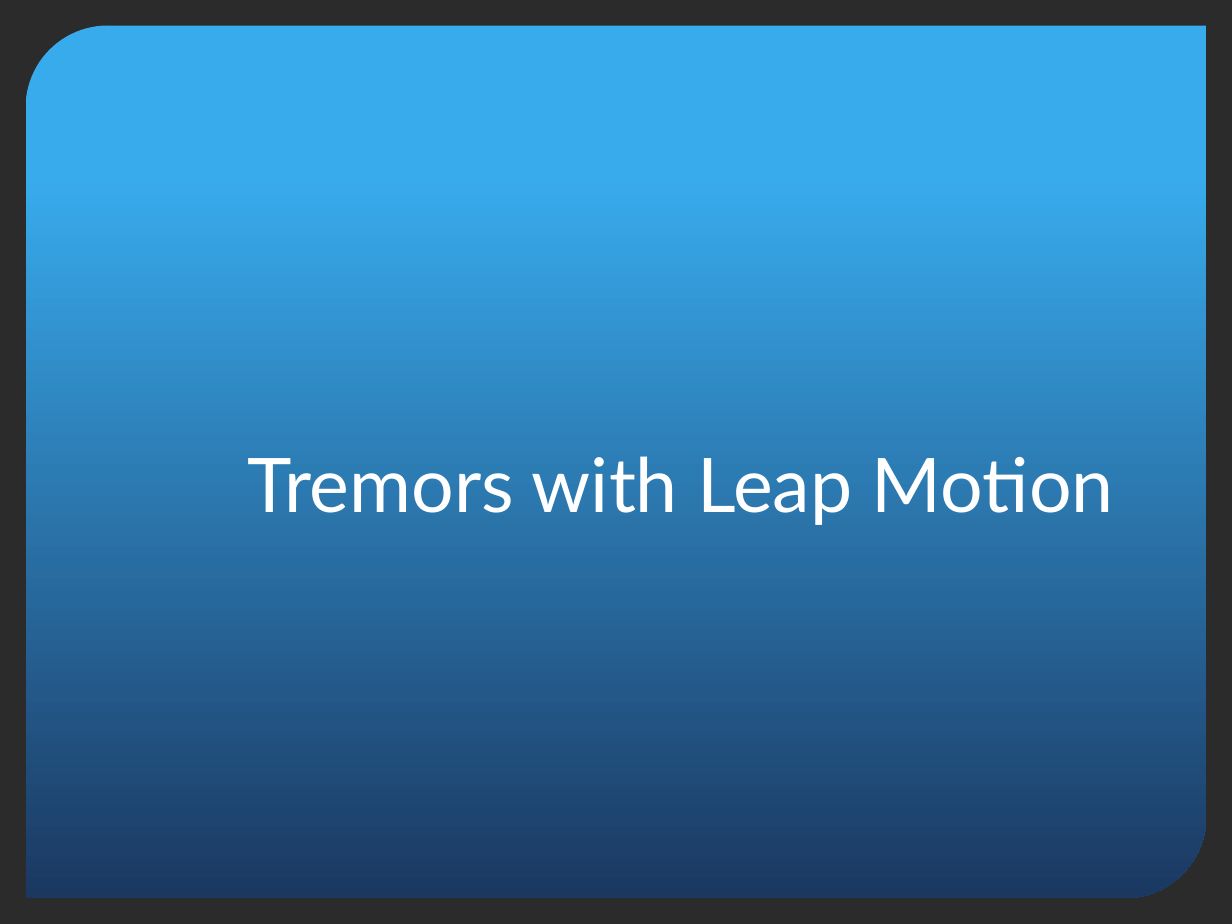
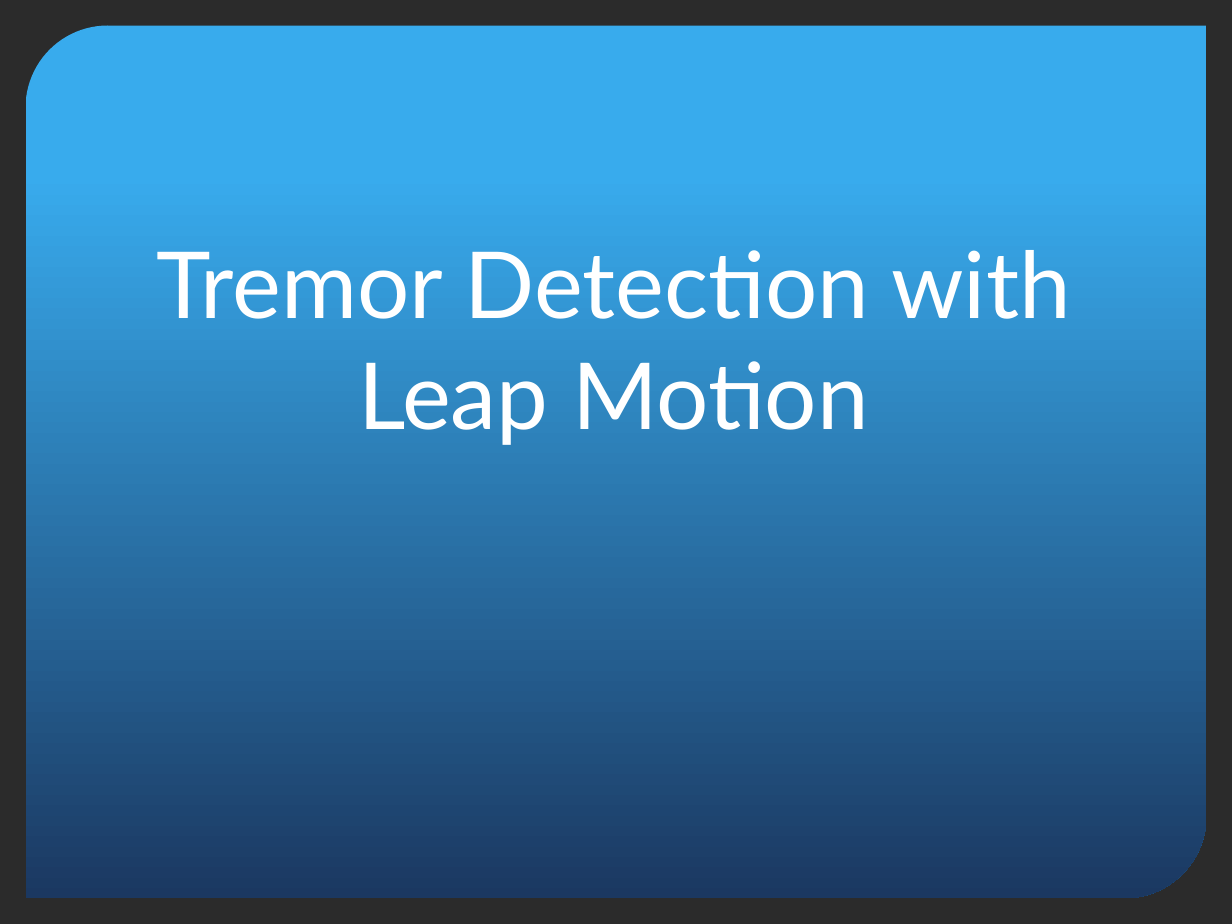
Before and after one commit to ngokylan/Leap-Motion, a slide deck: slide 1 of Final Submission/Appendices/19 - Presentations/Week 12.pptx. Drawn at 1232x924 pixels with LibreOffice and Linux fonts; fonts in the diff are those of the drawing; background and template pictures are left out; a plain dark background stands for a picture behind light text. Boxes give left, top, right and bottom in pixels: in the first picture for what was removed or moved away, otherwise in the second. Text is boxed around its words. In the diff, an @@ line names an element or a change of style, - is before the commit and + after.

Commit message:
update

```diff
--- a/Final Submission/Appendices/19 - Presentations/Week 12.pptx
+++ b/Final Submission/Appendices/19 - Presentations/Week 12.pptx
@@ title at <box>156,250,1070,445</box>: text changed; size 44 to 54 pt @@
-Tremors with Leap Motion
+Tremor Detection with Leap Motion
```
Also in this commit, not shown: 3 slides added.
